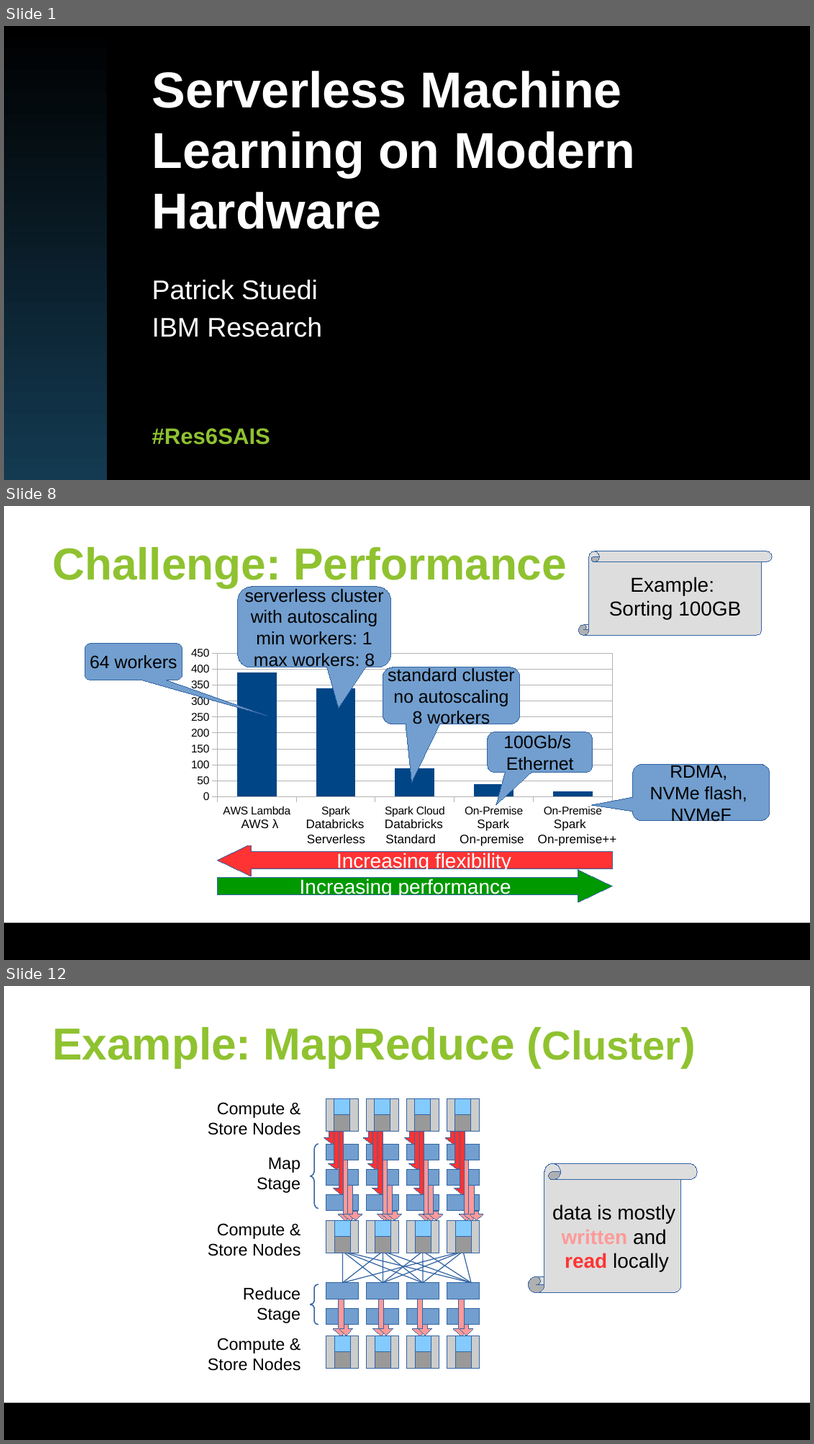
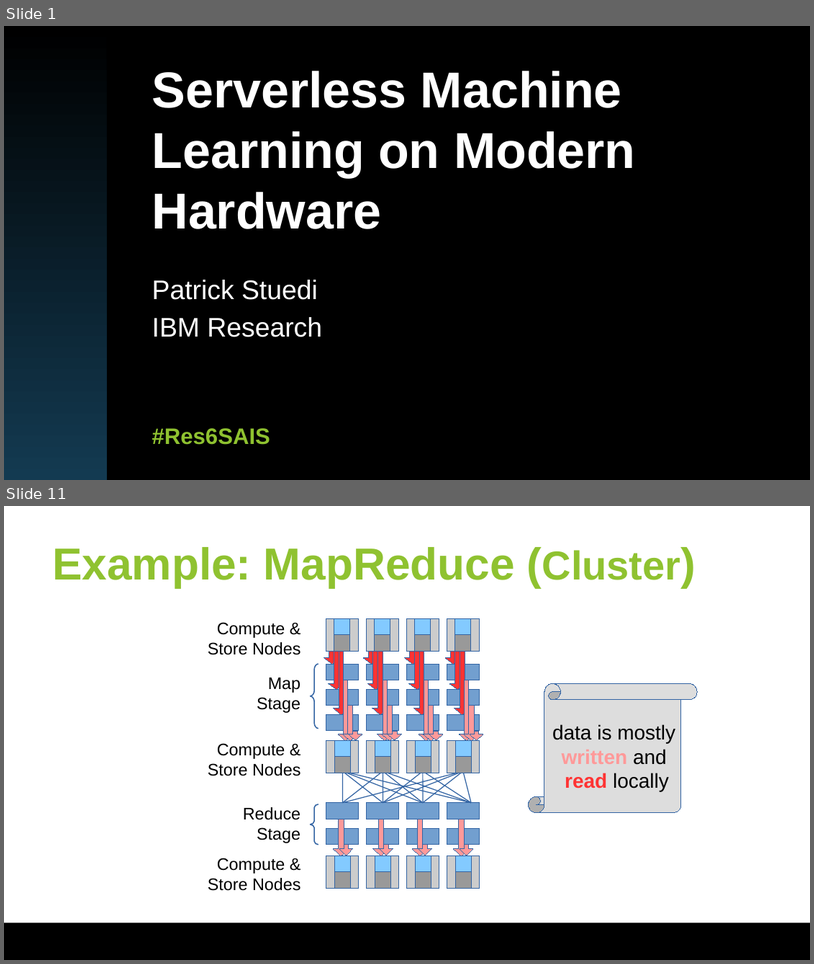
Before and after one commit to huangyibo/spark-summit-18, a slide deck: slides/spark-summit-18.odp. Shown one above the other, each under a label of ours: slides 1, 8 and 12 before the commit, slides 1 and 11 after it; the slides between them are not shown. The pictures are 814x1444 and 814x964 pixels, drawn with LibreOffice and Linux fonts; fonts in the diff are those of the drawing; background and template pictures are left out. Boxes give left, top, right and bottom in pixels: in the first picture for what was removed or moved away, otherwise in the second. Text is boxed around its words. In the diff, an @@ line names an element or a change of style, - is before the commit and + after.

```diff
--- a/slides/spark-summit-18.odp
+++ b/slides/spark-summit-18.odp
@@ slide 8 removed at [4,506,810,960], background #FFFFFF; not listed: 1 template element that a slide beside it also shows @@
@@ title removed at [52,547,567,587] @@
-Challenge: Performance
@@ vertical scroll removed at [579,551,772,635] @@
-Example:
-Sorting 100GB
@@ rounded speech box removed at [238,587,391,667] @@
-serverless cluster
-with autoscaling
-min workers: 1
-max workers: 8
@@ rounded speech box removed at [85,643,183,680] @@
-64 workers
@@ column chart removed at [183,643,621,834] @@
-categories: AWS Lambda, Spark Serverless, Spark Cloud, On-Premise, On-Premise
-Series 1: 390, 340, 90, 40, 20
@@ rounded speech box removed at [383,667,520,723] @@
-standard cluster
-no autoscaling
-8 workers
@@ rounded speech box removed at [488,732,593,772] @@
-100Gb/s
-Ethernet
@@ rounded speech box removed at [633,764,770,821] @@
-RDMA,
-NVMe flash,
-NVMeF
@@ rectangle removed at [214,817,641,844] @@
-AWS λ Databricks Databricks Spark Spark
-Serverless Standard On-premise On-premise++
@@ left arrow removed at [218,844,613,876] @@
-Increasing flexibility
@@ left arrow removed at [218,870,613,902] @@
-Increasing performance
@@ what was slide 12 is now slide 11 @@
```
Also in this commit, not shown: 10 slides changed.
